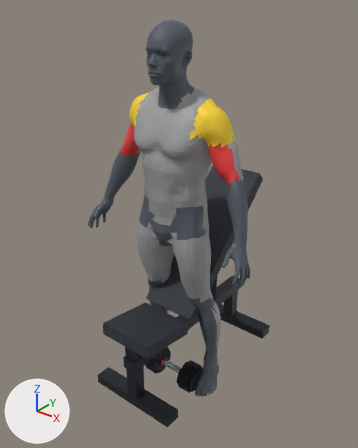
The Blender file assets_3d/source_blend/biceps_incline_dumbbell_curl.blend: old version first, new version second.
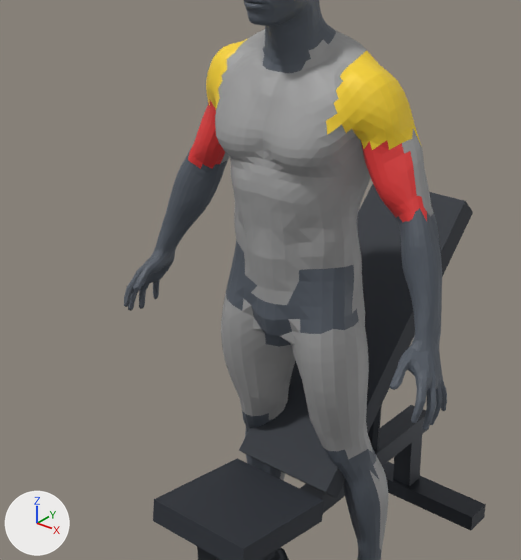
There are two pictures of each version: one whole from a 50 mm camera at (1.355, -1.646, 1.912) aimed at (-0.034, 0.091, 0.835), one close up on the part from 7% to 80% of the width and 16% to 79% of the height. Lighting does not change. The marker at lower left points along +X, +Y and +Z. The last two pictures show the newer version.

In view in the first close-up: 'Body_Head_Neck', 'Body_Joints_Hands_Feet', 'Equip_Bench_Incline45', 'Mesh_Muscle_Abs_Core', 'Mesh_Muscle_Back_Lats', 'Mesh_Muscle_Biceps', 'Mesh_Muscle_Calves', 'Mesh_Muscle_Chest', 'Mesh_Muscle_Quads', 'Mesh_Muscle_Shoulders', 'Mesh_Muscle_Traps', 'Mesh_Muscle_Triceps' and 3 more.
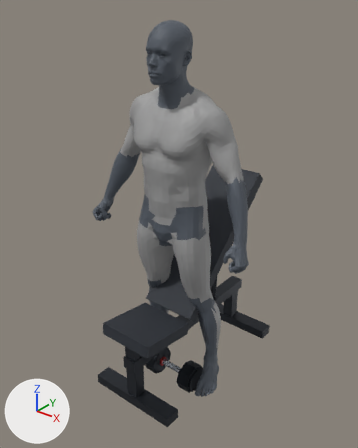
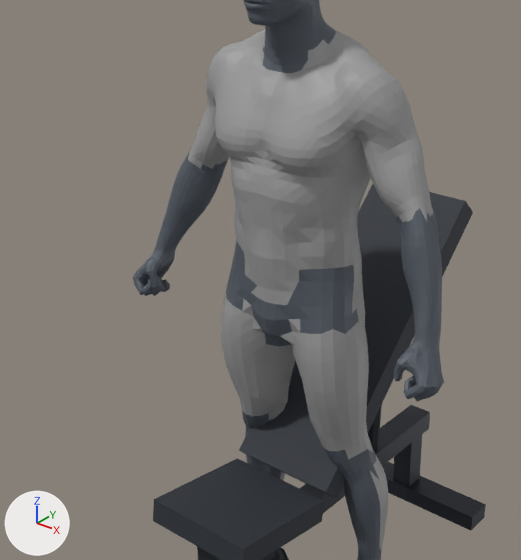
Patch to the scene script:
```diff
--- a/assets_3d/source_blend/biceps_incline_dumbbell_curl.blend.py
+++ b/assets_3d/source_blend/biceps_incline_dumbbell_curl.blend.py
@@ mat_mat_muscle_biceps @@
 mat_mat_muscle_biceps = principled_material('Mat_Muscle_Biceps')
-mat_mat_muscle_biceps.base_color = (0.78, 0.04, 0.04)  # red #e53838
+mat_mat_muscle_biceps.base_color = (0.341, 0.341, 0.341)  # grey #9e9e9e
 mat_mat_muscle_biceps.metallic = 0.05
@@ mat_mat_muscle_shoulders @@
 mat_mat_muscle_shoulders = principled_material('Mat_Muscle_Shoulders')
-mat_mat_muscle_shoulders.base_color = (0.98, 0.68, 0.03)  # yellow #fdd730
+mat_mat_muscle_shoulders.base_color = (0.341, 0.341, 0.341)  # grey #9e9e9e
 mat_mat_muscle_shoulders.metallic = 0.05
@@ me_body_joints_hands_feet @@
 # used by ob_body_joints_hands_feet; location = (0.0, 0.0, 0.0)
-me_body_joints_hands_feet.from_pydata(...)  # 2846 vertices, 3774 faces; spans x -0.464..0.464, y -0.153..0.146, z 0.0..1.464
+me_body_joints_hands_feet.from_pydata(...)  # 2897 vertices, 3770 faces; spans x -0.456..0.456, y -0.121..0.146, z 0.0..1.465
+# me_body_joints_hands_feet part 1: 23 vertices moved from x -0.445..-0.378, y -0.114..-0.022, z 0.793..0.914 to x -0.451..-0.373, y -0.111..-0.022, z 0.821..0.914; 325 vertices removed from x -0.464..-0.329, y -0.152..0.041, z 0.756..1.12; 361 vertices added at x -0.456..-0.334, y -0.121..0.037, z 0.796..1.117
+# me_body_joints_hands_feet part 2: 18 vertices moved from x 0.179..0.445, y -0.118..-0.021, z 0.825..0.914 to x 0.181..0.445, y -0.117..-0.02, z 0.825..0.915; 327 vertices removed from x 0.285..0.464, y -0.153..0.071, z 0.756..1.112; 369 vertices added at x 0.289..0.456, y -0.121..0.071, z 0.796..1.104
+# other edits to the shape of me_body_joints_hands_feet do not show in these pictures
 me_body_joints_hands_feet.materials.append(mat_mat_body_neutral)
@@ me_mesh_muscle_triceps @@
 # used by ob_mesh_muscle_triceps; location = (0.0, 0.0, 0.0)
-me_mesh_muscle_triceps.from_pydata(...)  # 177 vertices, 171 faces; spans x -0.347..0.339, y 0.013..0.119, z 1.141..1.342
+me_mesh_muscle_triceps.from_pydata(...)  # 177 vertices, 171 faces; spans x -0.347..0.339, y 0.013..0.139, z 1.141..1.359
+# me_mesh_muscle_triceps part 3: 2 vertices removed from x 0.27..0.281, y 0.053..0.071, z 1.321..1.339; 3 vertices added at x 0.176..0.221, y 0.121..0.139, z 1.338..1.359
+# other edits to the shape of me_mesh_muscle_triceps do not show in these pictures
 me_mesh_muscle_triceps.materials.append(mat_mat_muscle_triceps)
@@ me_mesh_muscle_shoulders @@
 # used by ob_mesh_muscle_shoulders; location = (0.0, 0.0, 0.0)
-me_mesh_muscle_shoulders.from_pydata(...)  # 254 vertices, 218 faces; spans x -0.294..0.29, y -0.074..0.15, z 1.294..1.481
+me_mesh_muscle_shoulders.from_pydata(...)  # 243 vertices, 208 faces; spans x -0.294..0.294, y -0.074..0.15, z 1.294..1.481
+# me_mesh_muscle_shoulders part 4: 8 vertices removed from x 0.189..0.257, y -0.019..0.118, z 1.299..1.328; 3 vertices added at x 0.289..0.294, y 0.035..0.064, z 1.299..1.301
+# other edits to the shape of me_mesh_muscle_shoulders do not show in these pictures
 me_mesh_muscle_shoulders.materials.append(mat_mat_muscle_shoulders)
```

Where the change shows, as pixel boxes [x1, y1, x2, y2] in the close-ups (521 x 560 px; the box of a moved part takes in the faces that stretch with it):
'Body_Joints_Hands_Feet', reshaped
    before: [124, 54, 447, 560]
    after: [133, 54, 444, 560]
'Mesh_Muscle_Shoulders', recoloured (yellow to grey)
    both: [206, 39, 421, 146]
'Mesh_Muscle_Biceps', recoloured
    both: [188, 100, 427, 222]
part 1 of me_body_joints_hands_feet, moved or reshaped
    before: [124, 170, 203, 311]
    after: [133, 170, 203, 296]
part 2 of me_body_joints_hands_feet, moved or reshaped
    before: [334, 256, 447, 431]
    after: [334, 256, 444, 402]
part 3 of me_mesh_muscle_triceps, moved or reshaped (not visible afterwards)
    before: [407, 129, 422, 151]
part 4 of me_mesh_muscle_shoulders, reshaped
    before: [352, 124, 396, 150]
    after: [407, 129, 422, 151]
